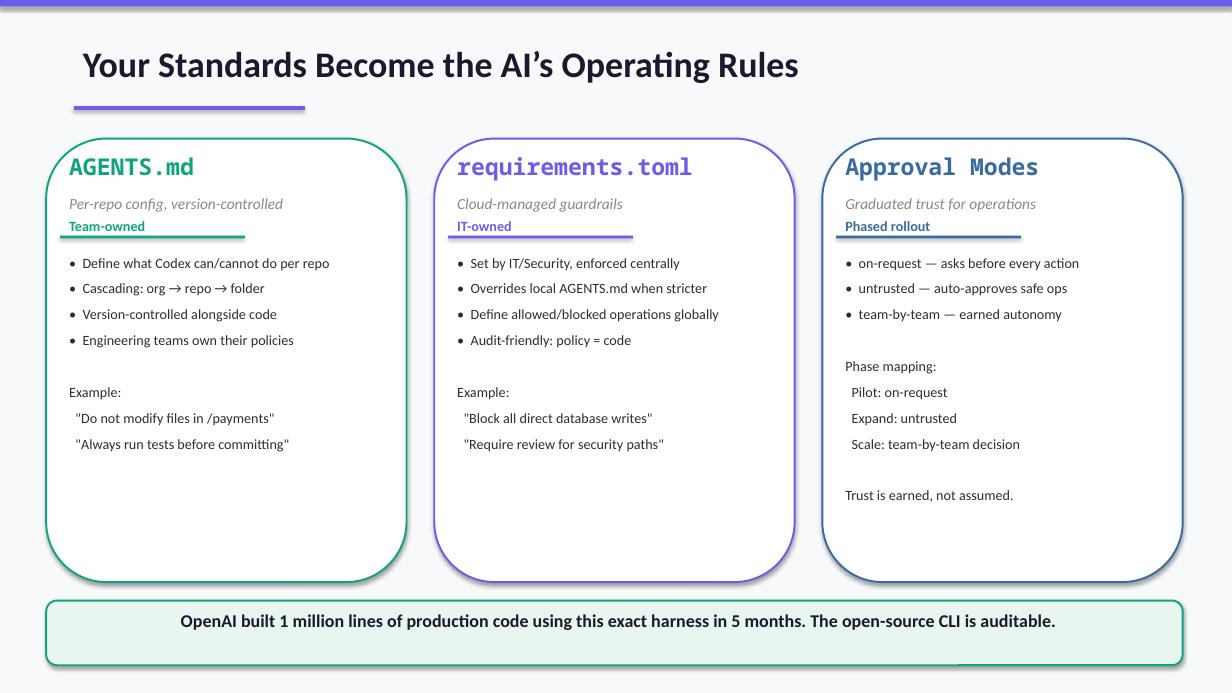
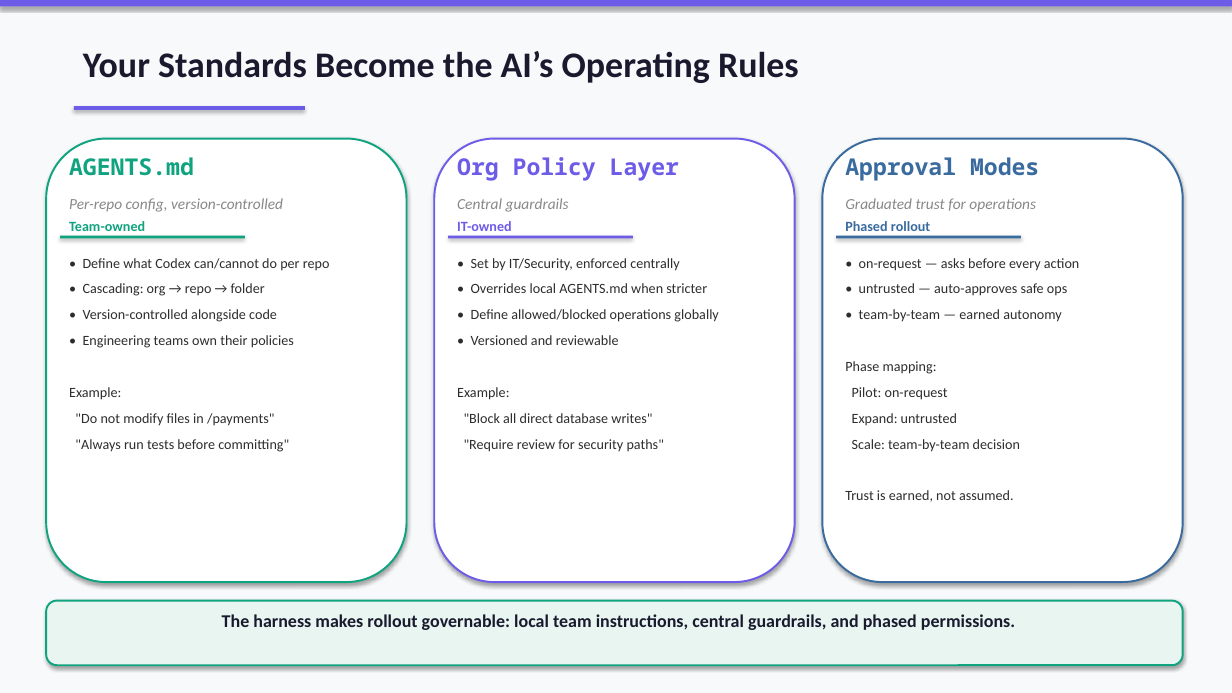
Before and after one commit to pretendhome/enablement, a slide deck: slide 4 of codex/codex_enablement_v2.pptx. Drawn at 1232x693 pixels with LibreOffice and Linux fonts; fonts in the diff are those of the drawing. Boxes give left, top, right and bottom in pixels: in the first picture for what was removed or moved away, otherwise in the second. Text is boxed around its words. In the diff, an @@ line names an element or a change of style, - is before the commit and + after.

```diff
--- a/codex/codex_enablement_v2.pptx
+++ b/codex/codex_enablement_v2.pptx
@@ text at bbox=[457, 157, 679, 181]: text changed @@
-requirements.toml
+Org Policy Layer
@@ text at bbox=[457, 198, 569, 212]: text changed @@
-Cloud-managed guardrails
+Central guardrails
@@ text at bbox=[471, 335, 619, 345]: text changed @@
-• Audit-friendly: policy = code
+• Versioned and reviewable
@@ text at bbox=[222, 614, 1015, 630]: text changed @@
-OpenAI built 1 million lines of production code using this exact harness in 5 months. The open-source CLI is auditable.
+The harness makes rollout governable: local team instructions, central guardrails, and phased permissions.
```
Also in this commit, not shown: 6 other slides changed, 5 other files.
